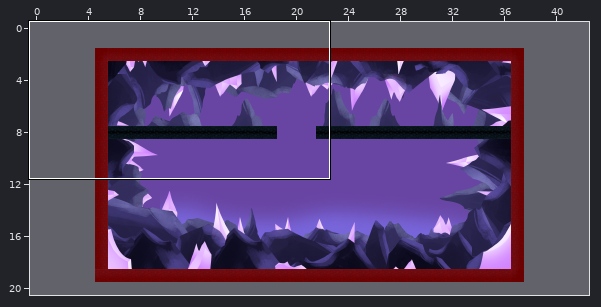
Two states of a Tiled map, Output/Assets/Maps/Map666.tmx. The picture above shows the old version from afar; the outline marks the close-up.
Close-up. Old version:
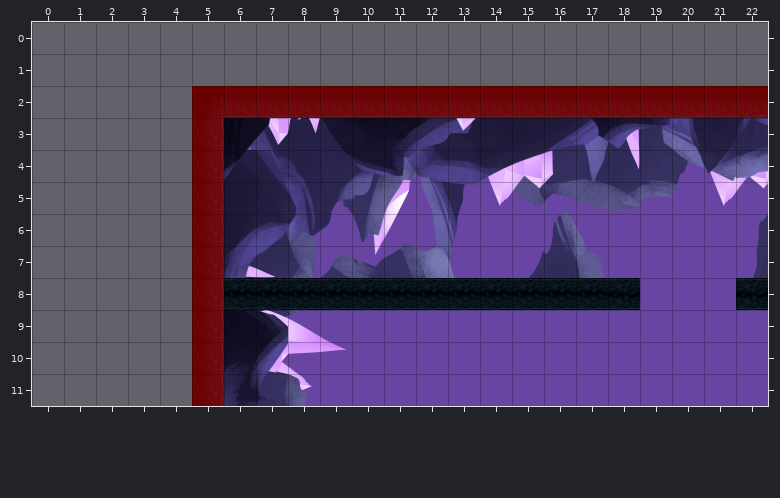
Cells are 64x64 px. Shown: x 0..22, y 0..11. The commit also changed other parts of the map, which this record leaves out.
After the commit:
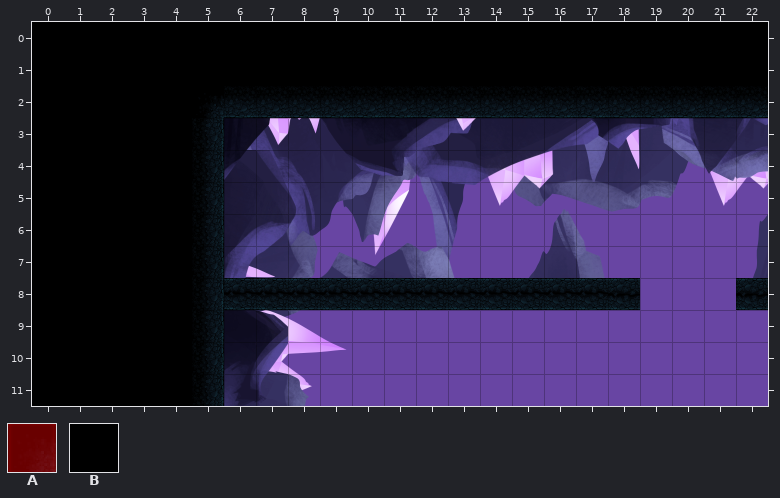
Key: from "MapMetadata": A 0; from "tiles_cave": B 11.
_ is an empty cell.
See-through tiles are keyed as they look on the map.
Diff:
Layer "Platforms":
y 0..1: x 0..22 _______________________ -> BBBBBBBBBBBBBBBBBBBBBBB
y 2..11: x 0..4 _____ -> BBBBB
Layer "Navigation" (now hidden):
y 2: x 5..22 AAAAAAAAAAAAAAAAAA -> __________________
y 3..11: x 5 A -> _
Changed places in both close-ups, as pixel boxes (x1, y1, x2, y2):
changed: (32, 22, 768, 406)
